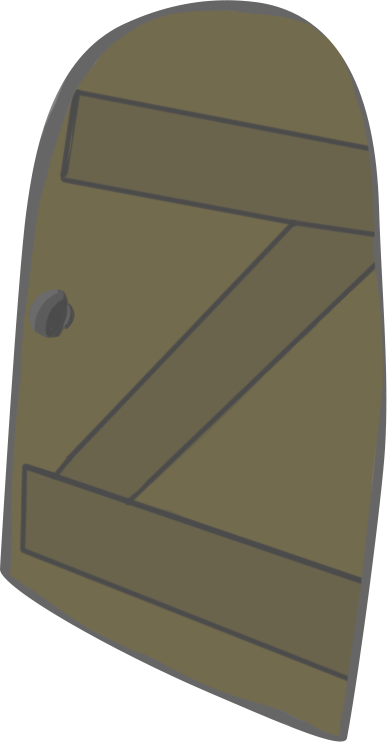
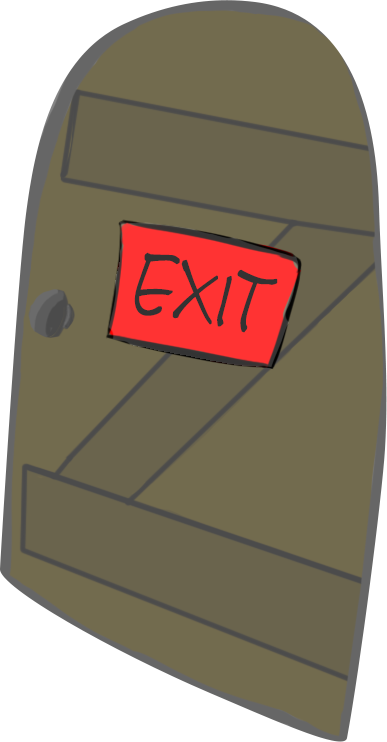
Two versions of the same layered image (w=387, h=742). Layer-by-layer changes:
added layer "Layer 4" (20%) above "Layer 2" over box(108, 221, 299, 368)
added layer "Layer 2" above "EXIT" over box(105, 219, 302, 370)
added layer "EXIT" above "Layer 3" over box(134, 252, 278, 333)
added layer "Layer 3" above "Layer 1" over box(108, 221, 302, 368)
